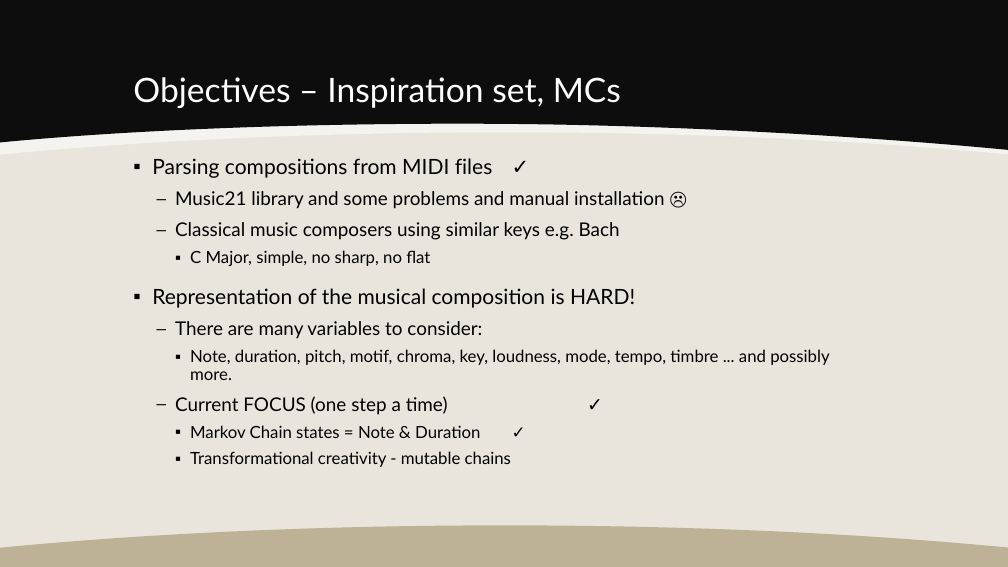
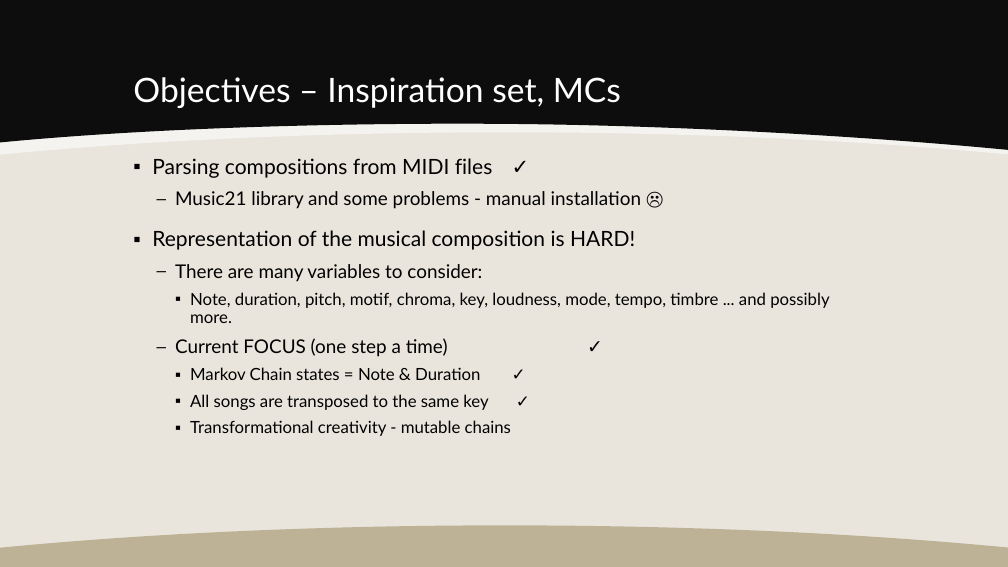
Before and after one commit to reof-mas/reof-mas-src, a slide deck: slide 4 of presentations/reofmas_051216.pptx. Drawn at 1008x567 pixels with LibreOffice and Linux fonts; fonts in the diff are those of the drawing. Boxes give left, top, right and bottom in pixels: in the first picture for what was removed or moved away, otherwise in the second. Text is boxed around its words. In the diff, an @@ line names an element or a change of style, - is before the commit and + after.

Commit message:
Presentation 05.12.16 Revised

```diff
--- a/presentations/reofmas_051216.pptx
+++ b/presentations/reofmas_051216.pptx
@@ text at (x1=175, y1=191, x2=641, y2=209): text changed @@
-  – Music21 library and some problems and manual installation ☹
-  – Classical music composers using similar keys e.g. Bach
-    ▪ C Major, simple, no sharp, no flat
+  – Music21 library and some problems - manual installation ☹
@@ text at (x1=190, y1=394, x2=488, y2=410): paragraph added @@
+    ▪ All songs are transposed to the same key ✓
```
Also in this commit, not shown: 1 other slide changed, 1 other file.
